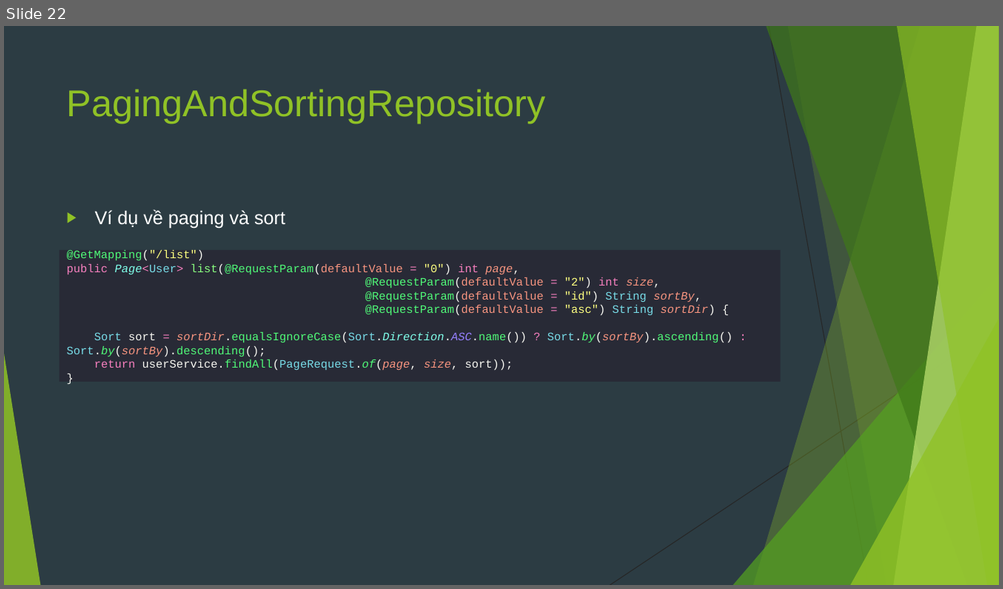
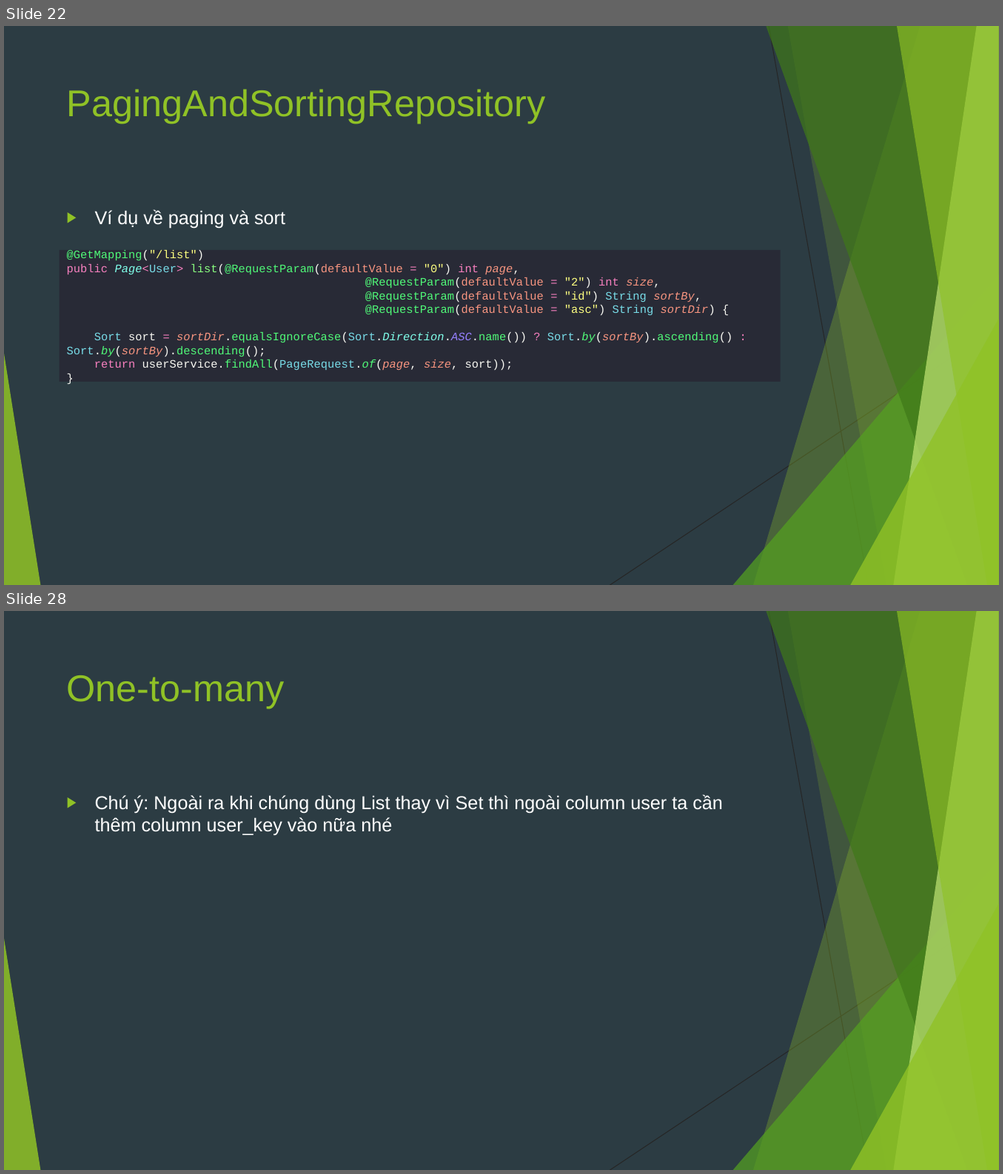
Before and after one commit to sobbingwind/SpringBoot, a slide deck: 06.Spring Data JDBC.pptx. Shown one above the other, each under a label of ours: slide 22 before the commit, slides 22 and 28 after it; the slides between them are not shown. The pictures are 1003x589 and 1003x1174 pixels, drawn with LibreOffice and Linux fonts; fonts in the diff are those of the drawing. Boxes give left, top, right and bottom in pixels: in the first picture for what was removed or moved away, otherwise in the second. Text is boxed around its words. In the diff, an @@ line names an element or a change of style, - is before the commit and + after.

```diff
--- a/06.Spring Data JDBC.pptx
+++ b/06.Spring Data JDBC.pptx
@@ slide 28 added at bbox=[4, 611, 999, 1170], background #2C3C43; not listed: 10 template elements that a slide beside it also shows @@
@@ title added at bbox=[67, 675, 284, 709], 36 pt, text #90C226 @@
+One-to-many
@@ text added at bbox=[95, 795, 723, 836], 18 pt, text #FFFFFF @@
+▶ Chú ý: Ngoài ra khi chúng dùng List thay vì Set thì ngoài column user ta cần thêm column user_key vào nữa nhé
```
Also in this commit, not shown: 7 other slides added, 1 slide removed.
